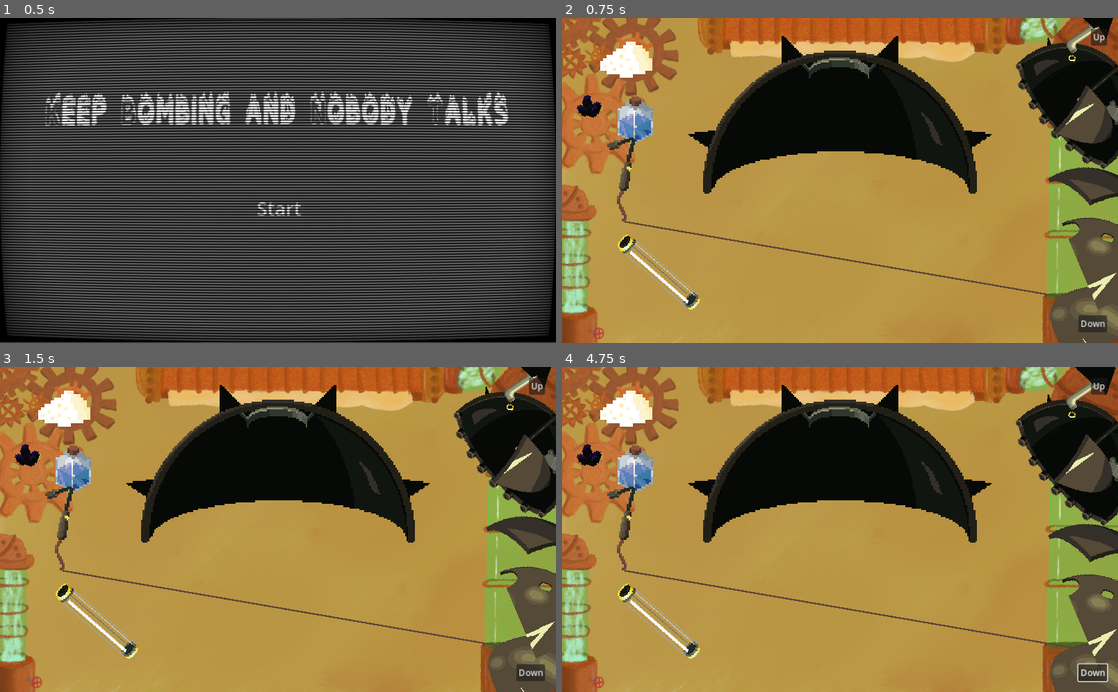
Above: before the commit, frames 1-4 (two rows, left to right).
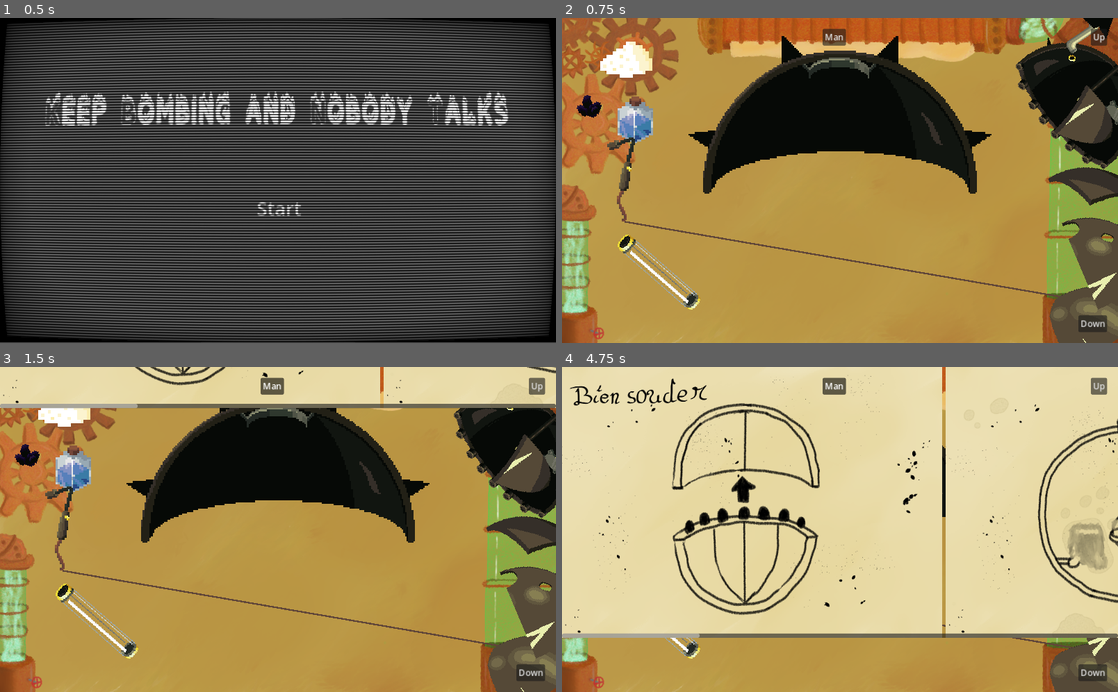
Above: after the commit, the same moments.

Repository: MarianPoirot/Gamejam-construire
Game: Godot game, scene res://Scenes/World/Opening.tscn
Two runs of this game, one before a commit and one after it. Both use one fixed random seed, a clock stepped at 60 frames per second and the inputs below. Sound files missing from this copy of the repository are replaced by a short silence.
Inputs (mouse positions are in pixels of both pictures, inside the frame that each line leads up to):
- Up to frame 1 (0.5 s): no input
- Up to frame 2 (0.75 s): click "Start" at 0.5 s
- Up to frame 3 (1.5 s): click (272, 386) at 1.25 s, where only the run after the commit has a clickable "Man"
- Up to frame 4 (4.75 s): drag from (1084, 445) to (840, 461) at 2.02 s; click "Up" at 2.75 s; click "Down" at 3.5 s; tap Enter at 4.25 s; drag from (840, 461) to (1084, 445) at 4.27 s

Frame 1 is identical in both runs. In frame 2, 0.2% of the frame differs, in the area x 46-52%, y 3-9%; in frame 3, 12%; in frame 4, 82%, in the area x 0-100%, y 0-98%.

Commit message:
Manuel intégré

Diff:
--- /dev/null
+++ b/Scenes/World/Manuel.tscn
@@ -0,0 +1,73 @@
+[gd_scene load_steps=7 format=3 uid="uid://bm4cwm651sx5s"]
+
+[ext_resource type="Texture2D" uid="uid://bsqn3froupcug" path="res://Assets/Manual/Page 1.png" id="1_ob361"]
+[ext_resource type="Texture2D" uid="uid://dewbfgrrlu7bs" path="res://Assets/Manual/Page 2.png" id="2_r5j37"]
+[ext_resource type="Texture2D" uid="uid://i4ev3gdtfbg0" path="res://Assets/Manual/Page 3.png" id="3_s0k4s"]
+[ext_resource type="Texture2D" uid="uid://bmraxy8biwkf5" path="res://Assets/Manual/Page 4.png" id="4_eidox"]
+[ext_resource type="Texture2D" uid="uid://dm5qibrr0rija" path="res://Assets/Manual/Page 5.png" id="5_ca0if"]
+[ext_resource type="Texture2D" uid="uid://ccjreirie7iv0" path="res://Assets/Manual/Page 6.png" id="6_y8fw7"]
+
+[node name="Manuel" type="ScrollContainer"]
+clip_contents = false
+custom_minimum_size = Vector2(0, 500)
+anchors_preset = 10
+anchor_right = 1.0
+offset_bottom = 8.0
+grow_horizontal = 2
+size_flags_vertical = 0
+focus_mode = 2
+
+[node name="HBoxContainer" type="HBoxContainer" parent="."]
+layout_mode = 2
+size_flags_horizontal = 0
+size_flags_vertical = 0
+focus_mode = 2
+theme_override_constants/separation = 7
+
+[node name="Page1" type="TextureRect" parent="HBoxContainer"]
+custom_minimum_size = Vector2(700, 500)
+layout_mode = 2
+size_flags_horizontal = 3
+focus_mode = 2
+texture = ExtResource("1_ob361")
+stretch_mode = 2
+
+[node name="Page2" type="TextureRect" parent="HBoxContainer"]
+custom_minimum_size = Vector2(700, 500)
+layout_mode = 2
+size_flags_horizontal = 3
+focus_mode = 2
+texture = ExtResource("2_r5j37")
+stretch_mode = 2
+
+[node name="Page3" type="TextureRect" parent="HBoxContainer"]
+custom_minimum_size = Vector2(700, 500)
+layout_mode = 2
+size_flags_horizontal = 3
+focus_mode = 2
+texture = ExtResource("3_s0k4s")
+stretch_mode = 2
+
+[node name="Page4" type="TextureRect" parent="HBoxContainer"]
+custom_minimum_size = Vector2(700, 500)
+layout_mode = 2
+size_flags_horizontal = 3
+focus_mode = 2
+texture = ExtResource("4_eidox")
+stretch_mode = 2
+
+[node name="Page5" type="TextureRect" parent="HBoxContainer"]
+custom_minimum_size = Vector2(700, 500)
+layout_mode = 2
+size_flags_horizontal = 3
+focus_mode = 2
+texture = ExtResource("5_ca0if")
+stretch_mode = 2
+
+[node name="Page6" type="TextureRect" parent="HBoxContainer"]
+custom_minimum_size = Vector2(700, 500)
+layout_mode = 2
+size_flags_horizontal = 3
+focus_mode = 2
+texture = ExtResource("6_y8fw7")
+stretch_mode = 2
--- a/Scenes/World/ui.tscn
+++ b/Scenes/World/ui.tscn
@@ -1,6 +1,7 @@
-[gd_scene load_steps=2 format=3 uid="uid://c3f2rfu3sm00d"]
+[gd_scene load_steps=3 format=3 uid="uid://c3f2rfu3sm00d"]
 
 [ext_resource type="Script" path="res://Scripts/World/ui.gd" id="1_nlicb"]
+[ext_resource type="PackedScene" uid="uid://bm4cwm651sx5s" path="res://Scenes/World/Manuel.tscn" id="2_wyy2l"]
 
 [node name="UI" type="CanvasLayer"]
 
@@ -14,6 +15,12 @@
 mouse_filter = 1
 script = ExtResource("1_nlicb")
 
+[node name="Manuel" parent="UI" instance=ExtResource("2_wyy2l")]
+layout_mode = 1
+offset_top = -519.0
+offset_bottom = -519.0
+focus_mode = 1
+
 [node name="MarginContainer" type="MarginContainer" parent="UI"]
 layout_mode = 1
 anchors_preset = 15
@@ -21,6 +28,7 @@
 anchor_bottom = 1.0
 grow_horizontal = 2
 grow_vertical = 2
+mouse_filter = 2
 theme_override_constants/margin_top = 20
 theme_override_constants/margin_right = 20
 theme_override_constants/margin_bottom = 20
@@ -32,6 +40,14 @@
 keep_pressed_outside = true
 text = "Up"
 
+[node name="Manuel" type="Button" parent="UI/MarginContainer"]
+layout_mode = 2
+size_flags_horizontal = 4
+size_flags_vertical = 0
+toggle_mode = true
+keep_pressed_outside = true
+text = "Man"
+
 [node name="Down" type="Button" parent="UI/MarginContainer"]
 layout_mode = 2
 size_flags_horizontal = 8
@@ -40,5 +56,6 @@
 
 [connection signal="button_down" from="UI/MarginContainer/Up" to="UI" method="_on_up_button_down"]
 [connection signal="button_up" from="UI/MarginContainer/Up" to="UI" method="_on_move_button_up"]
+[connection signal="toggled" from="UI/MarginContainer/Manuel" to="UI" method="_on_manuel_toggled"]
 [connection signal="button_down" from="UI/MarginContainer/Down" to="UI" method="_on_down_button_down"]
 [connection signal="button_up" from="UI/MarginContainer/Down" to="UI" method="_on_move_button_up"]
--- a/Scripts/World/ui.gd
+++ b/Scripts/World/ui.gd
@@ -19,3 +19,12 @@
 
 func _on_move_button_up():
 	sens = 0
+
+
+func _on_manuel_toggled(button_pressed):
+	var target = Vector2(0, -510)
+	if button_pressed:
+		target = Vector2.ZERO
+		$Manuel.call_deferred("grab_focus")
+		$Manuel.call_deferred("grab_click_focus")
+	get_tree().create_tween().tween_property($Manuel, "position", target, 1.0).set_ease(Tween.EASE_IN_OUT)
